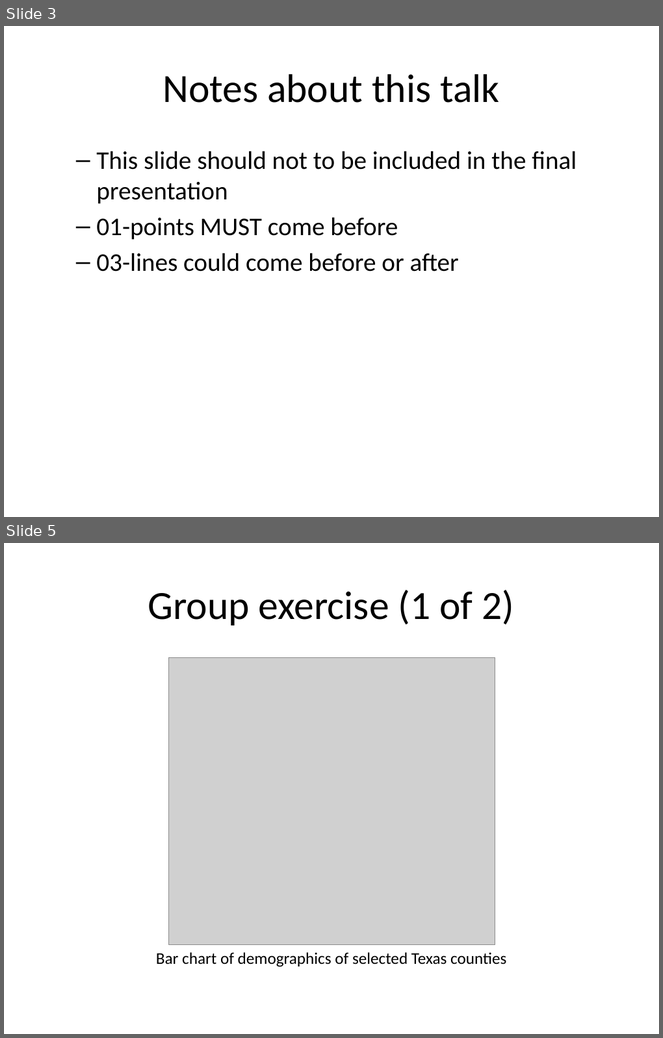
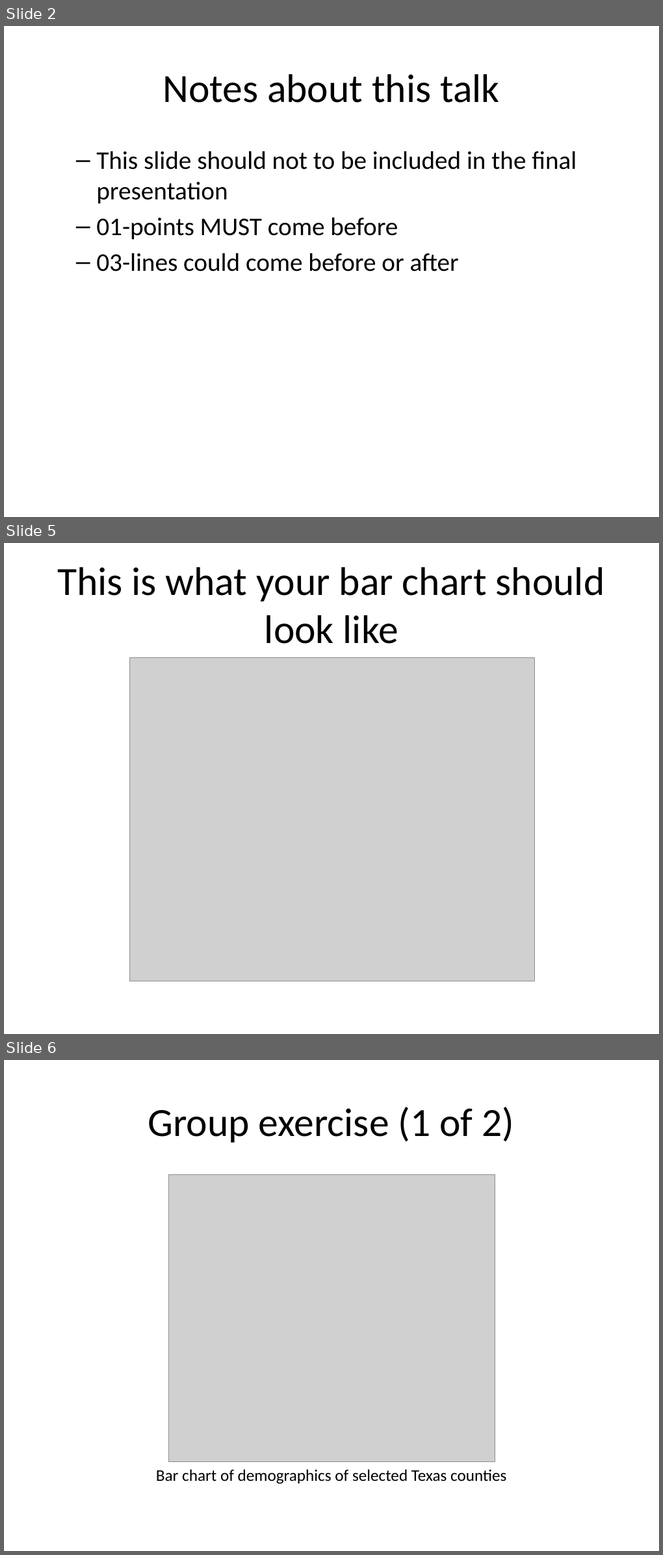
Before and after one commit to pmean/data-visualization, a slide deck: src/data-visualization-02-bars.pptx. Shown one above the other, each under a label of ours: slides 3 and 5 before the commit, slides 2, 5 and 6 after it; the slides between them are not shown. The pictures are 663x1038 and 663x1555 pixels, drawn with LibreOffice and Linux fonts; fonts in the diff are those of the drawing; grey boxes stand for pictures. Boxes give left, top, right and bottom in pixels: in the first picture for what was removed or moved away, otherwise in the second. Text is boxed around its words. In the diff, an @@ line names an element or a change of style, - is before the commit and + after.

```diff
--- a/src/data-visualization-02-bars.pptx
+++ b/src/data-visualization-02-bars.pptx
@@ slide 5 added at (4,543,659,1034), background #FFFFFF @@
@@ title added at (57,567,605,644), 44 pt, text #000000 @@
+This is what your bar chart should look like
@@ picture added at (130,657,534,981) @@
@@ what was slide 3 is now slide 2 @@
@@ what was slide 5 is now slide 6 @@
```
Also in this commit, not shown: 3 slides changed, 6 other slides added, 1 slide removed, 3 other files.
